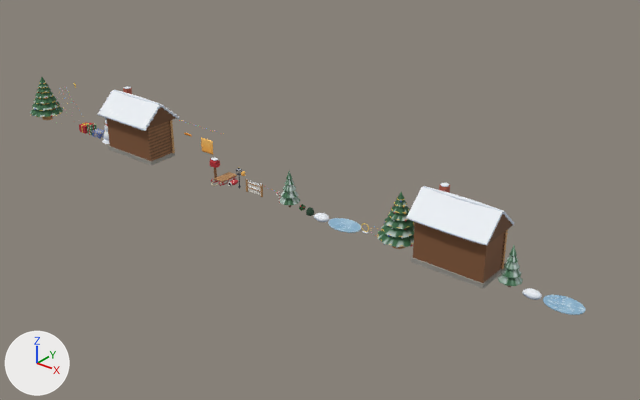
The Blender file blender/xmas_kit.blend: old version first, new version second.
Before and after are seen from a 50 mm camera at (854.0, -549.0, 356.0) aimed at (395.0, 24.0, 0.0). The axes (+X, +Y, +Z) are drawn at lower left. The lights are the same throughout. The picture after the commit comes second.

Objects in the first picture: 'Xmas_Cottage', 'Xmas_Cottage_Col', 'Xmas_Fir_Col', 'Xmas_Ice_Col', 'Xmas_SnowDrift_Col', 'Xmas_Tree', 'Xmas_Tree_Col' and 14 more.
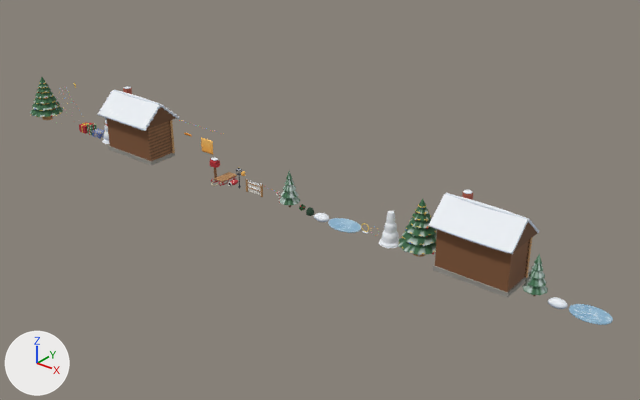
Pixel boxes (x1, y1, x2, y2) of what changed, in the pictures (640 x 400 px):
'Xmas_Cottage_Col', moved: before (406, 183, 515, 288); after (429, 190, 539, 298)
'Xmas_Tree_Col', moved: before (377, 192, 415, 249); after (398, 199, 437, 257)
'Xmas_Fir_Col', moved: before (498, 246, 523, 287); after (522, 254, 548, 296)
'Xmas_Ice_Col', moved: before (543, 295, 585, 315); after (569, 304, 613, 325)
'Xmas_Snowman_Col', added: after (379, 211, 399, 248)
'Xmas_SnowDrift_Col', moved: before (522, 288, 542, 300); after (548, 297, 568, 309)

What changed in the scene script:
```text
Add me_xmas_snowman_col:
    me_xmas_snowman_col.from_pydata(...)  # 2178 vertices, 2208 faces; spans x -9.4..9.4, y -9.4..9.4, z -1.6..27.4
    me_xmas_snowman_col.polygons.foreach_set('use_smooth', [True] * 2208)
    me_xmas_snowman_col.materials.append(mat_vertexcolor)
Change ob_xmas_tree_col:
    ob_xmas_tree_col.location: (499.1, 0.0, 0.0) -> (519.8, 0.0, 0.0)
Change ob_xmas_cottage_col:
    ob_xmas_cottage_col.location: (554.8, 0.0, 0.0) -> (575.5, 0.0, 0.0)
Change ob_xmas_fir_col:
    ob_xmas_fir_col.location: (601.8, 0.0, 0.0) -> (622.5, 0.0, 0.0)
Change ob_xmas_snowdrift_col:
    ob_xmas_snowdrift_col.location: (620.9, 0.0, 0.0) -> (641.6, 0.0, 0.0)
Change ob_xmas_ice_col:
    ob_xmas_ice_col.location: (646.4, 0.0, 0.0) -> (667.1, 0.0, 0.0)
Add ob_xmas_snowman_col:
    ob_xmas_snowman_col = bpy.data.objects.new('Xmas_Snowman_Col', me_xmas_snowman_col)
    ob_xmas_snowman_col.location = (490.2, 0.0, 0.0)
```
